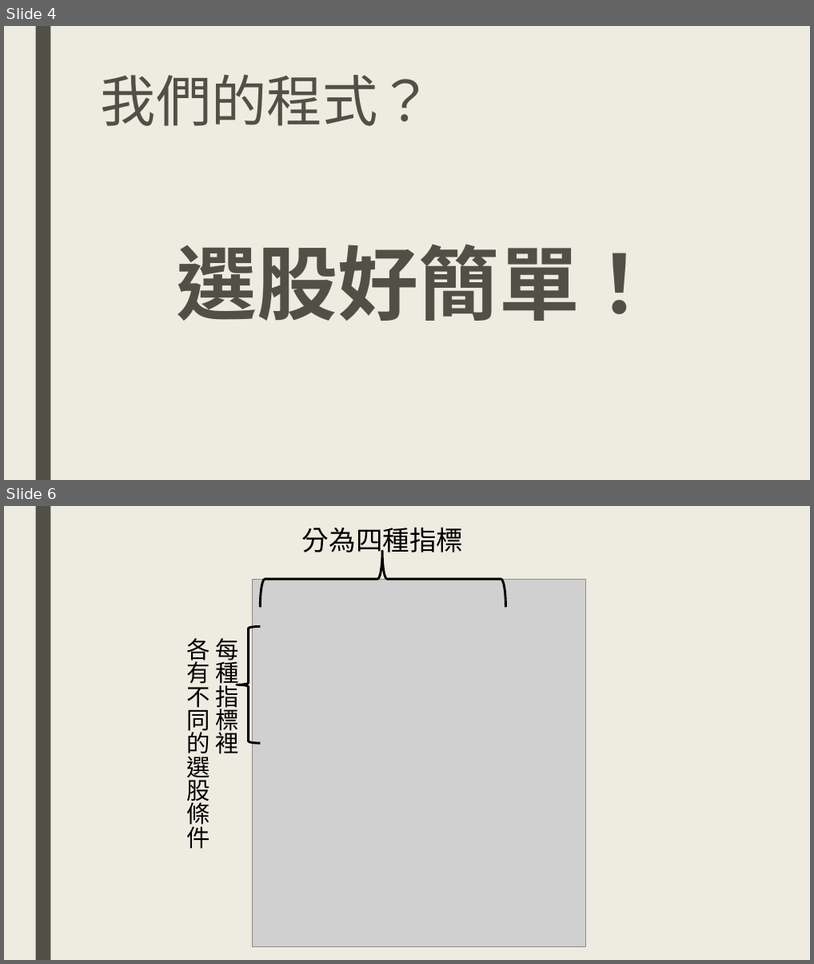
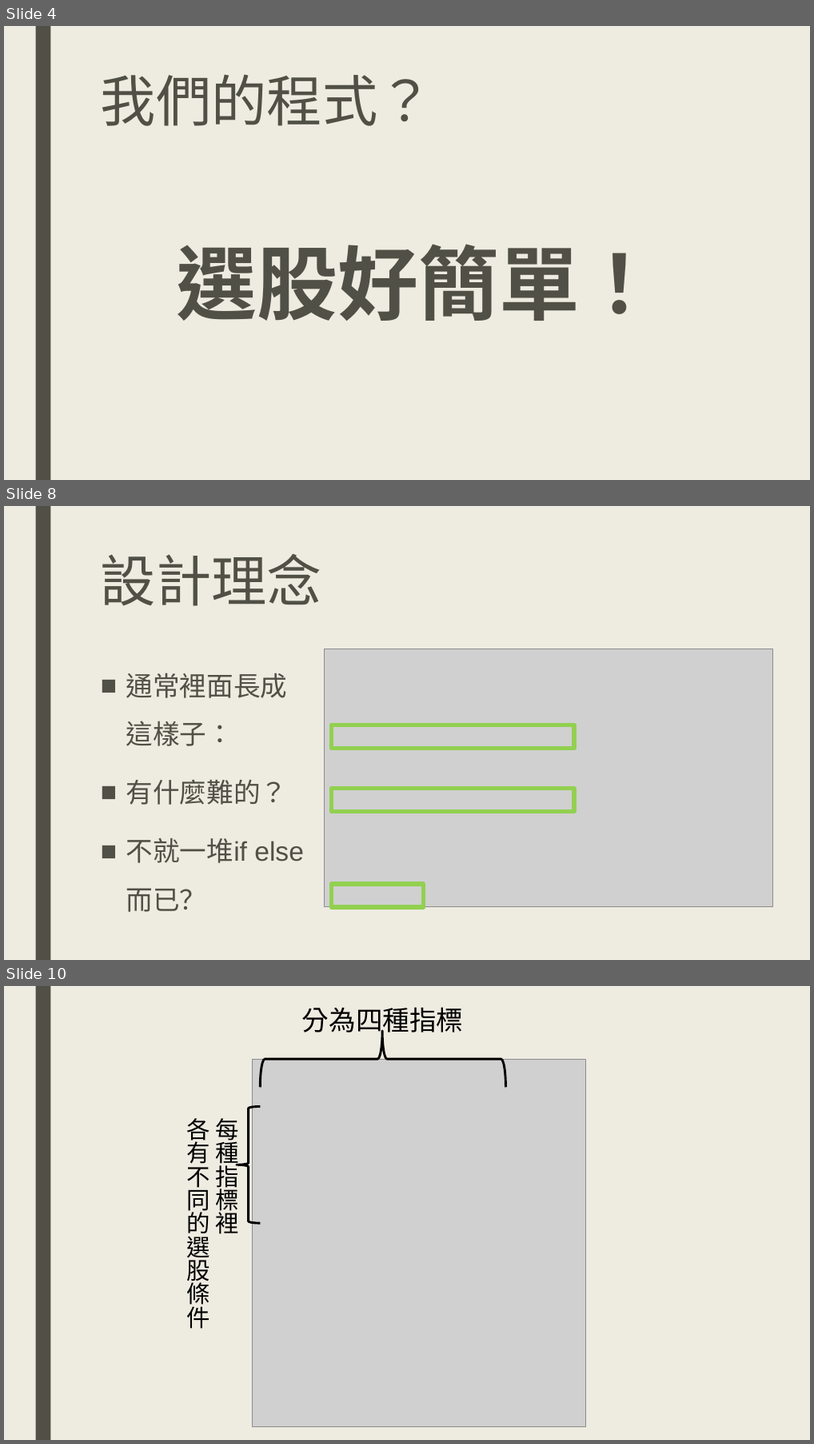
Before and after one commit to DanTsai0903/Stock-King-Project, a slide deck: 商管程式報告.pptx. Shown one above the other, each under a label of ours: slides 4 and 6 before the commit, slides 4, 8 and 10 after it; the slides between them are not shown. The pictures are 814x964 and 814x1444 pixels, drawn with LibreOffice and Linux fonts; fonts in the diff are those of the drawing; grey boxes stand for pictures. Boxes give left, top, right and bottom in pixels: in the first picture for what was removed or moved away, otherwise in the second. Text is boxed around its words. In the diff, an @@ line names an element or a change of style, - is before the commit and + after.

```diff
--- a/商管程式報告.pptx
+++ b/商管程式報告.pptx
@@ slide 8 added at [4,506,810,960], background #EEECE1; not listed: 1 template element that a slide beside it also shows @@
@@ title added at [101,554,322,606], 66 pt, text #505046 @@
+設計理念
@@ picture added at [324,649,774,907] @@
@@ text added at [126,672,288,863], 32 pt, text #505046 @@
+■ 通常裡面長成這樣子：
+■ 有什麼難的？
+■ 不就一堆if else而已？
@@ rectangle added at [332,725,575,748], outline #92D050 5.25 pt @@
@@ rectangle added at [332,788,575,811], outline #92D050 5.25 pt @@
@@ rectangle added at [332,884,424,907], outline #92D050 5.25 pt @@
@@ what was slide 6 is now slide 10 @@
```
Also in this commit, not shown: 2 slides changed, 4 other slides added.
